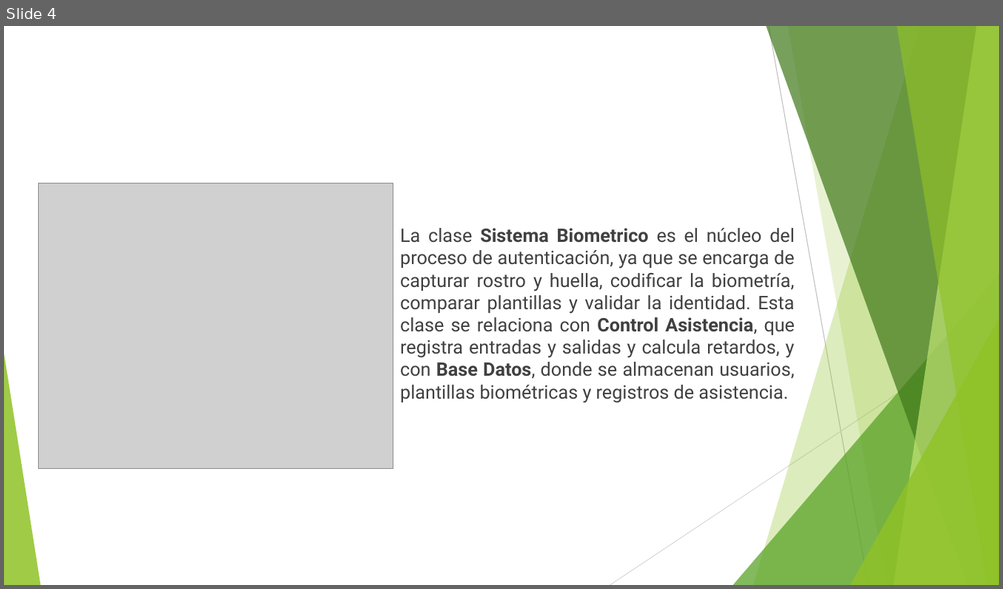
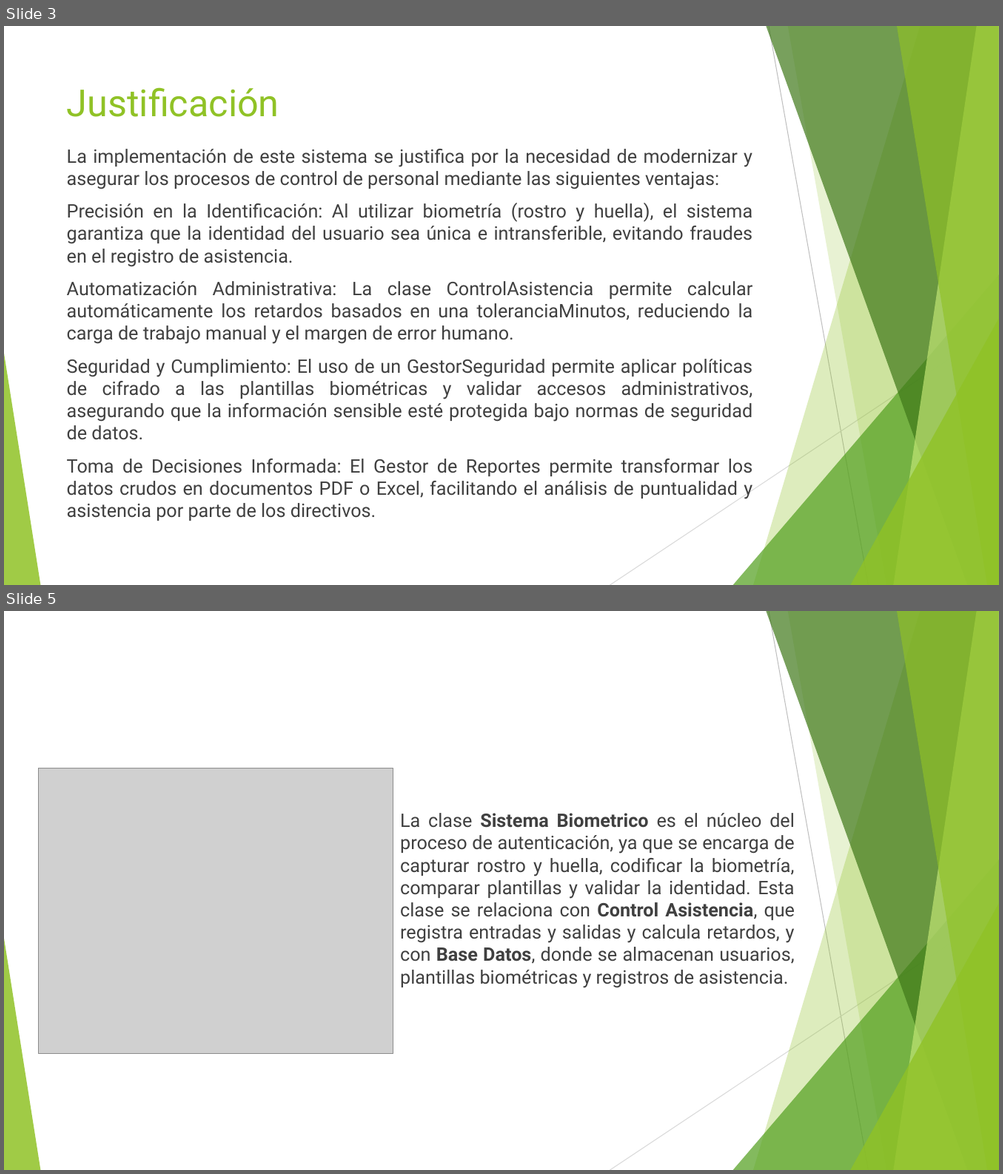
Before and after one commit to Cynthia21Morales/Ingenieria_del_Software_CynthiaJasmineMT, a slide deck: unidad 1/1.3 Ejercicio Diagrama Uml_Cynthia Jasmine Morales Torres.pptx. Shown one above the other, each under a label of ours: slide 4 before the commit, slides 3 and 5 after it; the slides between them are not shown. The pictures are 1003x589 and 1003x1174 pixels, drawn with LibreOffice and Linux fonts; fonts in the diff are those of the drawing; grey boxes stand for pictures. Boxes give left, top, right and bottom in pixels: in the first picture for what was removed or moved away, otherwise in the second. Text is boxed around its words. In the diff, an @@ line names an element or a change of style, - is before the commit and + after.

```diff
--- a/unidad 1/1.3 Ejercicio Diagrama Uml_Cynthia Jasmine Morales Torres.pptx
+++ b/unidad 1/1.3 Ejercicio Diagrama Uml_Cynthia Jasmine Morales Torres.pptx
@@ slide 3 added at <box>4,26,999,585</box>, background #FFFFFF; not listed: 10 template elements that a slide beside it also shows @@
@@ title added at <box>67,87,279,117</box>, 36 pt, text #90C226 @@
+Justificación
@@ text added at <box>67,149,753,521</box>, 18 pt, text #404040 @@
+La implementación de este sistema se justifica por la necesidad de modernizar y asegurar los procesos de control de personal mediante las siguientes ventajas:
+Precisión en la Identificación: Al utilizar biometría (rostro y huella), el sistema garantiza que la identidad del usuario sea única e intransferible, evitando fraudes en el registro de asistencia.
+Automatización Administrativa: La clase ControlAsistencia permite calcular automáticamente los retardos basados en una toleranciaMinutos, reduciendo la carga de trabajo manual y el margen de error humano.
+Seguridad y Cumplimiento: El uso de un GestorSeguridad permite aplicar políticas de cifrado a las plantillas biométricas y validar accesos administrativos, asegurando que la información sensible esté protegida bajo normas de seguridad de datos.
+Toma de Decisiones Informada: El Gestor de Reportes permite transformar los datos crudos en documentos PDF o Excel, facilitando el análisis de puntualidad y asistencia por parte de los directivos.
@@ what was slide 4 is now slide 5 @@
```
Also in this commit, not shown: 5 slides changed, 1 other slide added, 1 slide removed.
